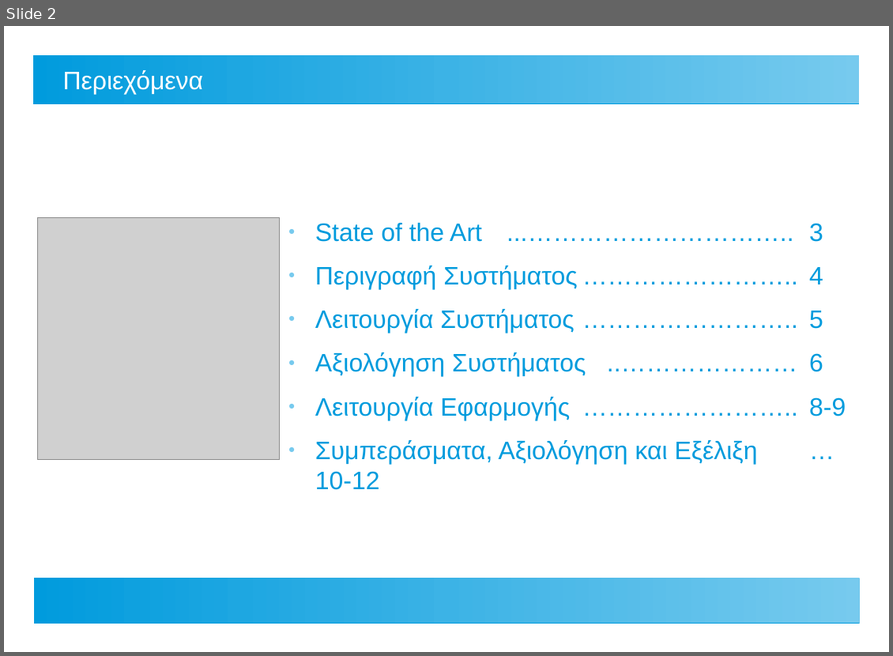
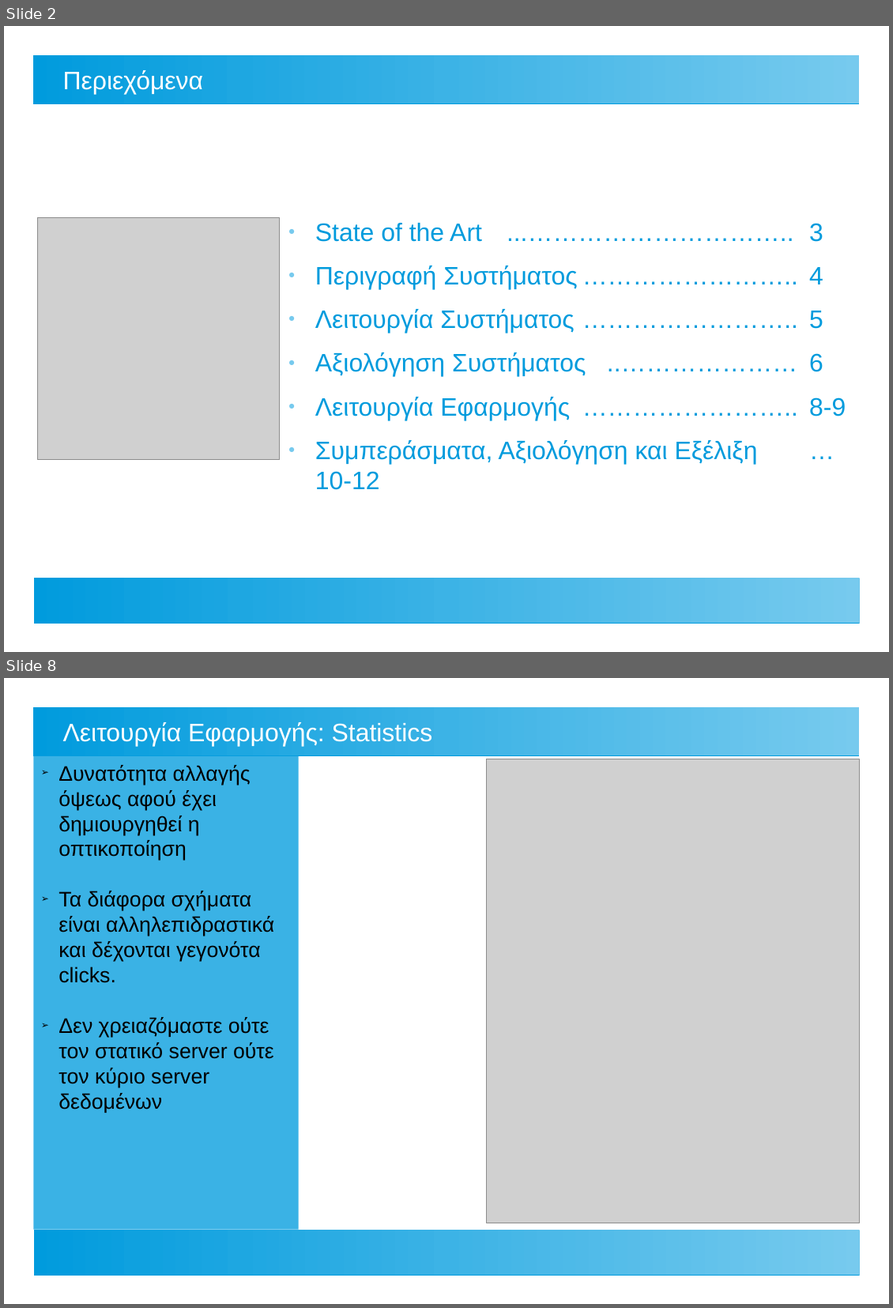
Before and after one commit to ThanosApostolou/omv, a slide deck: docs/thesis presentation.odp. Shown one above the other, each under a label of ours: slide 2 before the commit, slides 2 and 8 after it; the slides between them are not shown. The pictures are 893x656 and 893x1308 pixels, drawn with LibreOffice and Linux fonts; fonts in the diff are those of the drawing; grey boxes stand for pictures. Boxes give left, top, right and bottom in pixels: in the first picture for what was removed or moved away, otherwise in the second. Text is boxed around its words. In the diff, an @@ line names an element or a change of style, - is before the commit and + after.

Commit message:
update presentation

```diff
--- a/docs/thesis presentation.odp
+++ b/docs/thesis presentation.odp
@@ slide 8 added at bbox=[4, 678, 889, 1304], background #FFFFFF; not listed: 2 template elements that a slide beside it also shows @@
@@ title added at bbox=[63, 722, 433, 747], 24 pt, text #FFFFFF @@
+Λειτουργία Εφαρμογής: Statistics
@@ rectangle added at bbox=[33, 756, 299, 1229], fill #3AB2E5, 20 pt, text #000000 @@
+➢ Δυνατότητα αλλαγής όψεως αφού έχει δημιουργηθεί η οπτικοποίηση
+➢ Τα διάφορα σχήματα είναι αλληλεπιδραστικά και δέχονται γεγονότα clicks.
+➢ Δεν χρειαζόμαστε ούτε τον στατικό server ούτε τον κύριο server δεδομένων
@@ picture added at bbox=[486, 759, 860, 1222] @@
```
Also in this commit, not shown: 5 slides changed, 1 slide removed, 1 other file.
